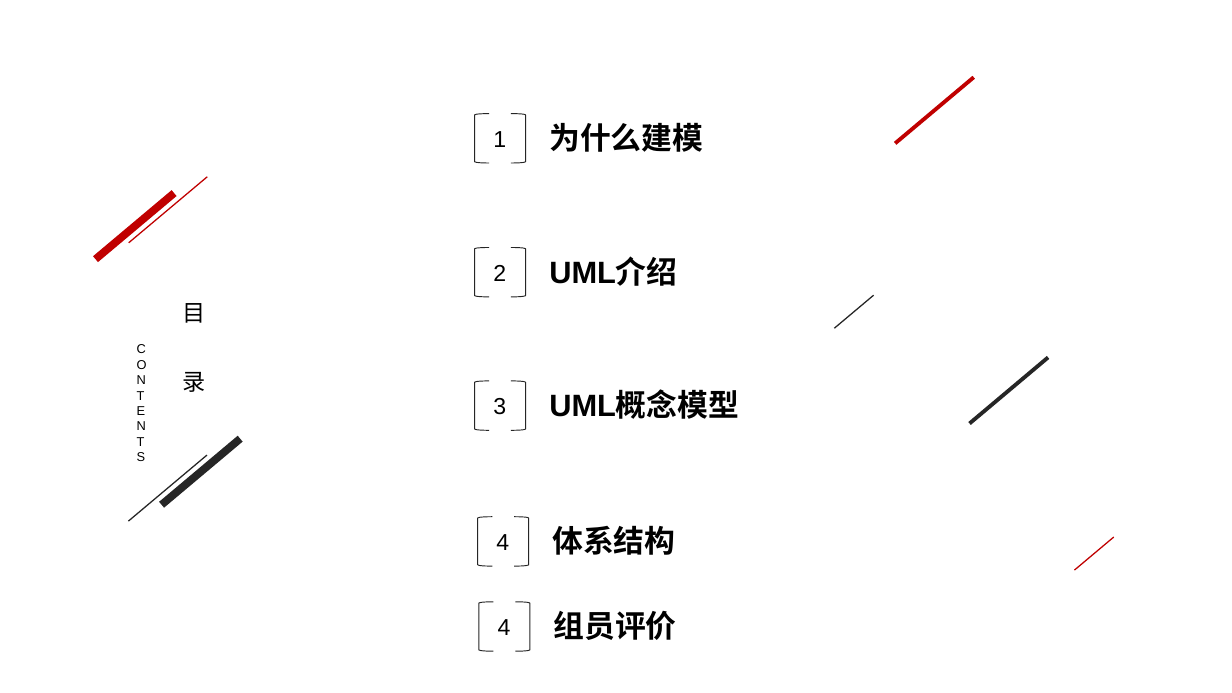
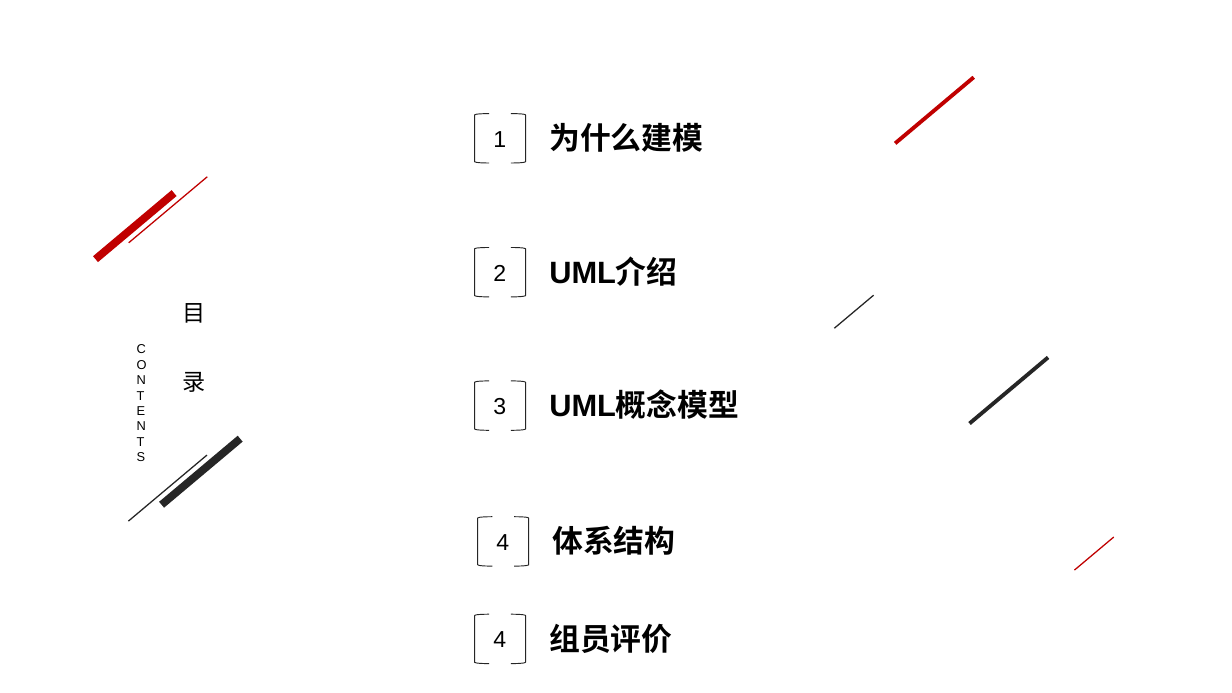
Before and after one commit to moritashin/PRD2017-09, a slide deck: slide 2 of ppt/UML概述ppt.pptx. Drawn at 1232x693 pixels with LibreOffice and Linux fonts; fonts in the diff are those of the drawing. Boxes give left, top, right and bottom in pixels: in the first picture for what was removed or moved away, otherwise in the second. Text is boxed around its words. In the diff, an @@ line names an element or a change of style, - is before the commit and + after.

```diff
--- a/ppt/UML概述ppt.pptx
+++ b/ppt/UML概述ppt.pptx
@@ left bracket: place and size @@
-left bracket at (479,602,494,651)
+left bracket at (475,615,490,664)
@@ text "4": place and size @@
-text "4" at (498,619,511,635)
+text "4" at (493,631,506,647)
@@ left bracket: place and size @@
-left bracket at (516,602,531,651)
+left bracket at (511,615,526,664)
@@ text "组员评价": place and size @@
-text "组员评价" at (554,611,677,640)
+text "组员评价" at (549,624,672,653)
```
Also in this commit, not shown: 1 other slide changed, 1 slide added.
